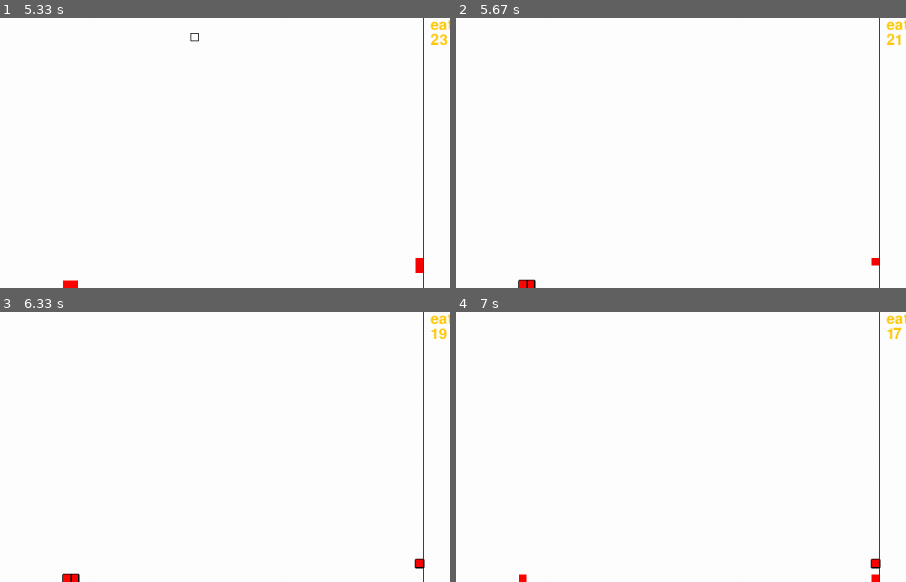
Above: before the commit, frames 1-4 (two rows, left to right).
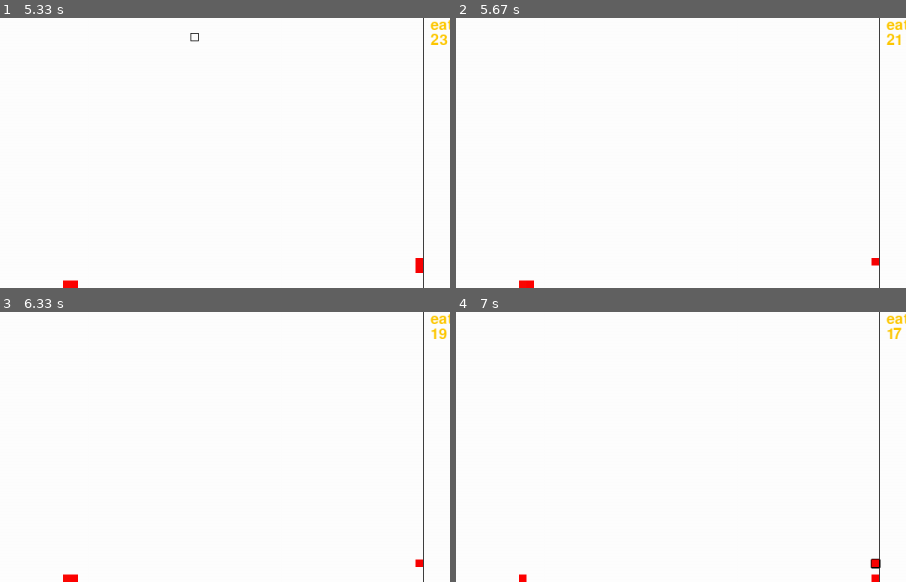
Above: after the commit, the same moments.

Repository: sbwhitt/pygame-life-simulation
Game: pygame game, started from main.py
Same seed, same stepped clock (60 frames per second), same inputs: the game is played once before the commit and once after it.
Inputs (mouse positions are % of the whole screen's width and height, from its top left):
- Up to frame 1 (5.33 s): hold H 0.33-0.8 s; move the mouse to (32, 64) at 0.37 s; move the mouse to (23, 29) at 0.87 s; tap E at 0.9, 1.2 s; tap 1 at 0.98, 1.48 s; move the mouse to (76, 58) at 1.37 s; tap X at 1.4, 1.7 s; click (84, 72) at 2.1 s; click (40, 44) at 2.43 s; click (54, 69) at 2.77 s; click (31, 47) at 3.1 s; click (27, 40) at 3.43 s; click (15, 23) at 3.77 s; click (79, 73) at 4.1 s; click (58, 67) at 4.43 s; click (38, 34) at 4.77 s; click (54, 53) at 5.1 s
- Up to frame 2 (5.67 s): click (21, 35) at 5.43 s
- Up to frame 3 (6.33 s): click (12, 37) at 5.77 s; click (14, 50) at 6.1 s
- Up to frame 4 (7 s): hold H 6.33-6.7 s; tap X at 6.4 s; click (76, 31) at 6.47 s; tap E at 6.48 s; click (19, 69) at 6.83 s
The pictures show only the part of the screen within x 33-83%, y 50-100%; the shares and areas given below are measured in that part.

Frame 1 is identical in both runs. In frame 2, less than 0.1% of the frame differs, in the area x 13-18%, y 96-100%; in frame 3, 0.1%, in the area x 13-95%, y 91-100%; in frame 4, nothing differs.

Commit message:
add highlight toggling

Diff:
--- a/src/app.py
+++ b/src/app.py
@@ -174,6 +174,8 @@
             self._toggle_setting("MARK_DISEASED")
         elif key == pygame.K_l:
             self._toggle_setting("LOGGING")
+        elif key == pygame.K_h:
+            self._toggle_setting("HIGHLIGHT")
         # quit
         elif key == pygame.K_q:
             self._running = False
--- a/src/entity_manager.py
+++ b/src/entity_manager.py
@@ -37,7 +37,7 @@
             #                      e.rect.copy().move(-window.offset[0], -window.offset[1]), border_radius=0)
             if not window.contains(e.loc):
                 continue
-            if e.bound:
+            if settings.IN_GAME_SETTINGS["HIGHLIGHT"] and e.bound:
                 self._highlight(e, window)
             if e.dna.diseased and settings.IN_GAME_SETTINGS["MARK_DISEASED"]:
                 pygame.draw.rect(self.screen, colors.BLACK,
--- a/static/settings.py
+++ b/static/settings.py
@@ -14,7 +14,7 @@
 DIR_INTERVAL = 700
 ENTITY_LIMIT = 8000
 
-IN_GAME_SETTINGS= {"MARK_DISEASED": 1, "LOGGING": 0}
+IN_GAME_SETTINGS= {"MARK_DISEASED": 1, "LOGGING": 0, "HIGHLIGHT": 1}
 
 # must divide evenly into window height and width (5, 10, 20, 40...)
 ENT_WIDTH = 10
